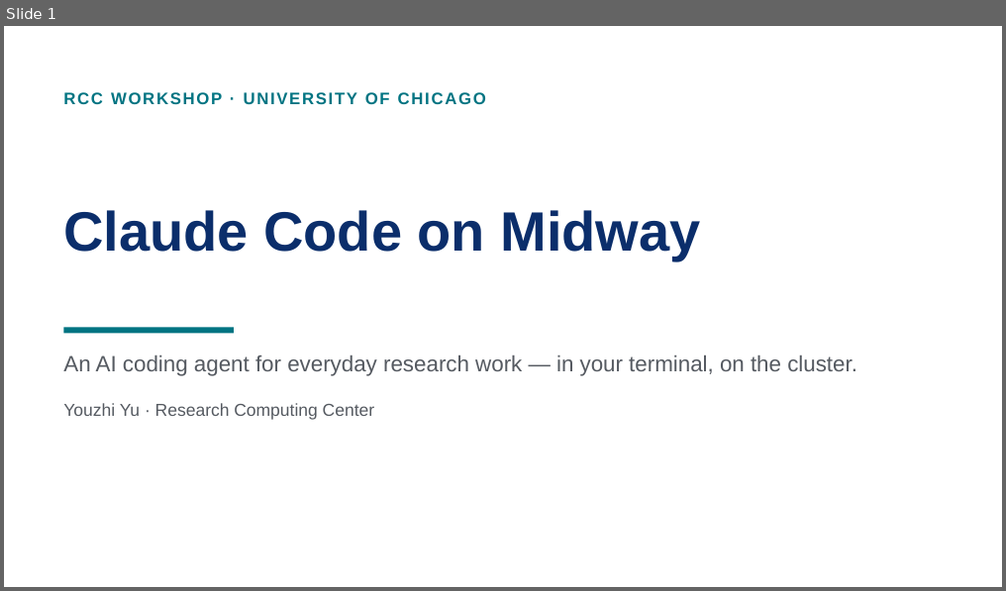
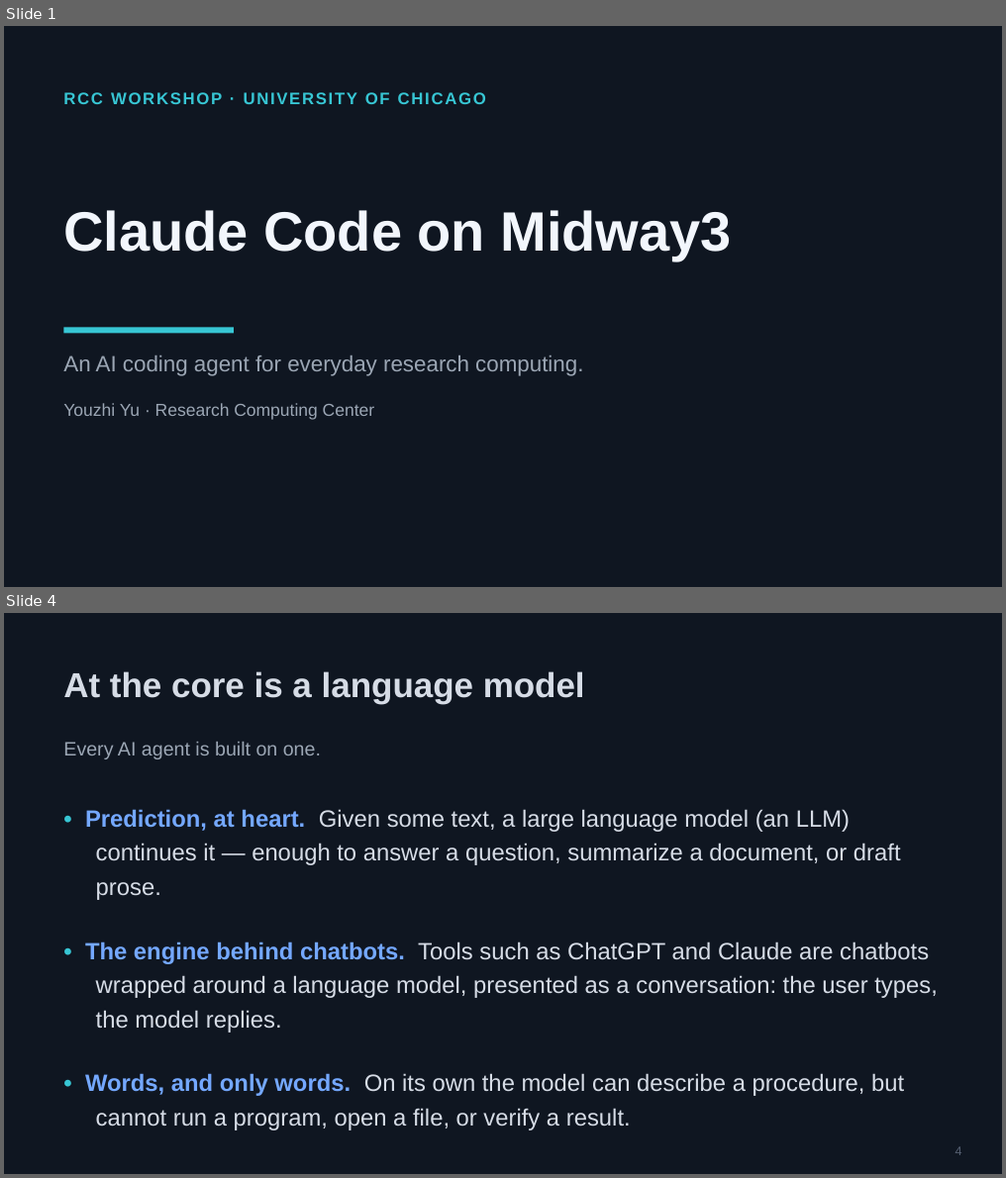
Before and after one commit to PursuitOfDataScience/uchicago-workshops, a slide deck: claude-code-tutorial/claude-code-tutorial.pptx. Shown one above the other, each under a label of ours: slide 1 before the commit, slides 1 and 4 after it; the slides between them are not shown. The pictures are 1006x591 and 1006x1178 pixels, drawn with LibreOffice and Linux fonts; fonts in the diff are those of the drawing. Boxes give left, top, right and bottom in pixels: in the first picture for what was removed or moved away, otherwise in the second. Text is boxed around its words. In the diff, an @@ line names an element or a change of style, - is before the commit and + after.

```diff
--- a/claude-code-tutorial/claude-code-tutorial.pptx
+++ b/claude-code-tutorial/claude-code-tutorial.pptx
@@ slide 4 added at [4,613,1002,1174], background #FFFFFF @@
@@ rectangle added at [4,613,1002,1173], fill #0F1621 @@
@@ text added at [63,671,585,704], 25 pt, text #D6DCE6, bold @@
+At the core is a language model
@@ text added at [63,742,321,760], 14 pt, text #9BA6B4 @@
+Every AI agent is built on one.
@@ text added at [85,809,938,1131], 17 pt, text #D6DCE6 @@
+• Prediction, at heart. Given some text, a large language model (an LLM) continues it — enough to answer a question, summarize a document, or draft prose.
+• The engine behind chatbots. Tools such as ChatGPT and Claude are chatbots wrapped around a language model, presented as a conversation: the user types, the model replies.
+• Words, and only words. On its own the model can describe a procedure, but cannot run a program, open a file, or verify a result.
@@ text added at [955,1147,962,1156], 9 pt, text #566072 @@
+4
@@ slide 1 changed as well @@
@@ rectangle added at [4,26,1002,586], fill #0F1621 @@
@@ text "RCC WORKSHOP · UNIVERSITY OF ..." at [63,92,486,104]: text colour #007482 to #37C6D4 @@
@@ text at [63,210,732,261]: text changed; text colour #0B2E6B to #F2F6FC @@
-Claude Code on Midway
+Claude Code on Midway3
@@ rectangle at [63,327,234,333]: fill #007482 to #37C6D4 @@
@@ text at [63,356,583,376]: text changed; text colour #555A61 to #9BA6B4 @@
-An AI coding agent for everyday research work — in your terminal, on the cluster.
+An AI coding agent for everyday research computing.
@@ text at [63,403,374,420]: text colour #555A61 to #9BA6B4 in "Youzhi Yu · Research Computing Center" @@
```
Also in this commit, not shown: 6 other slides changed, 34 other slides added, 39 slides removed, 1 other file.
